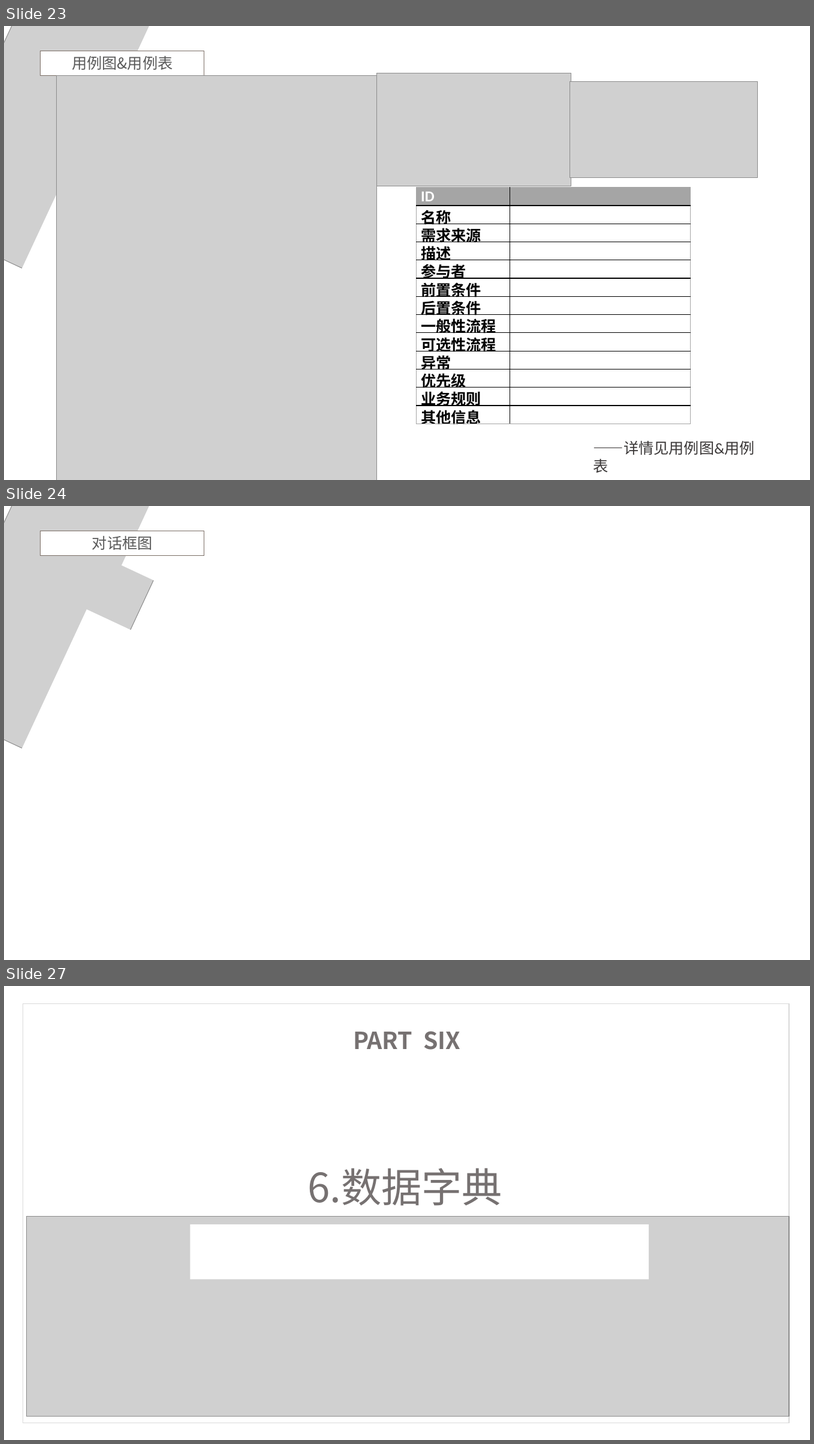
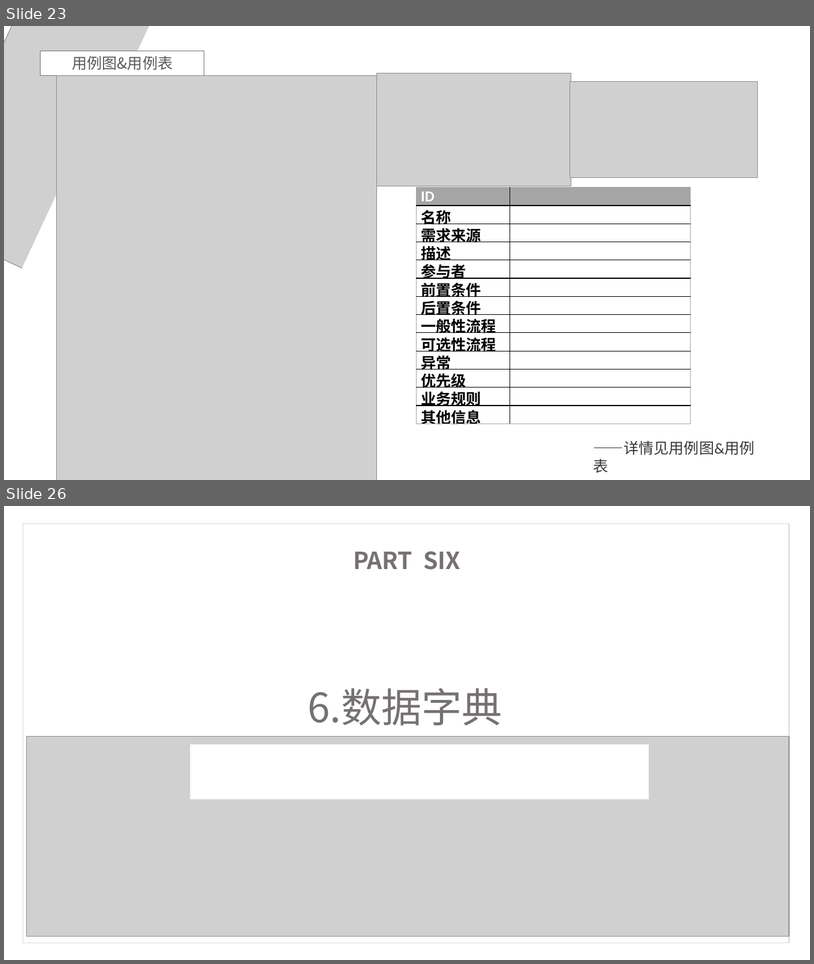
Before and after one commit to PRD2018-G03/PRD2018-G03-SoftwareEngineeringProject, a slide deck: PPT模板及制作/SRSppt .pptx. Shown one above the other, each under a label of ours: slides 23, 24 and 27 before the commit, slides 23 and 26 after it; the slides between them are not shown. The pictures are 814x1444 and 814x964 pixels, drawn with LibreOffice and Linux fonts; fonts in the diff are those of the drawing; grey boxes stand for pictures. Boxes give left, top, right and bottom in pixels: in the first picture for what was removed or moved away, otherwise in the second. Text is boxed around its words. In the diff, an @@ line names an element or a change of style, - is before the commit and + after.

```diff
--- a/PPT模板及制作/SRSppt .pptx
+++ b/PPT模板及制作/SRSppt .pptx
@@ slide 24 removed at (x1=4, y1=506, x2=810, y2=960), background #FFFFFF @@
@@ group removed at (x1=4, y1=506, x2=270, y2=785): 3 rectangles, 1 picture @@
-对话框图
@@ what was slide 27 is now slide 26 @@
```
Also in this commit, not shown: 2 slides changed, 2 slides added, 4 other slides removed.
